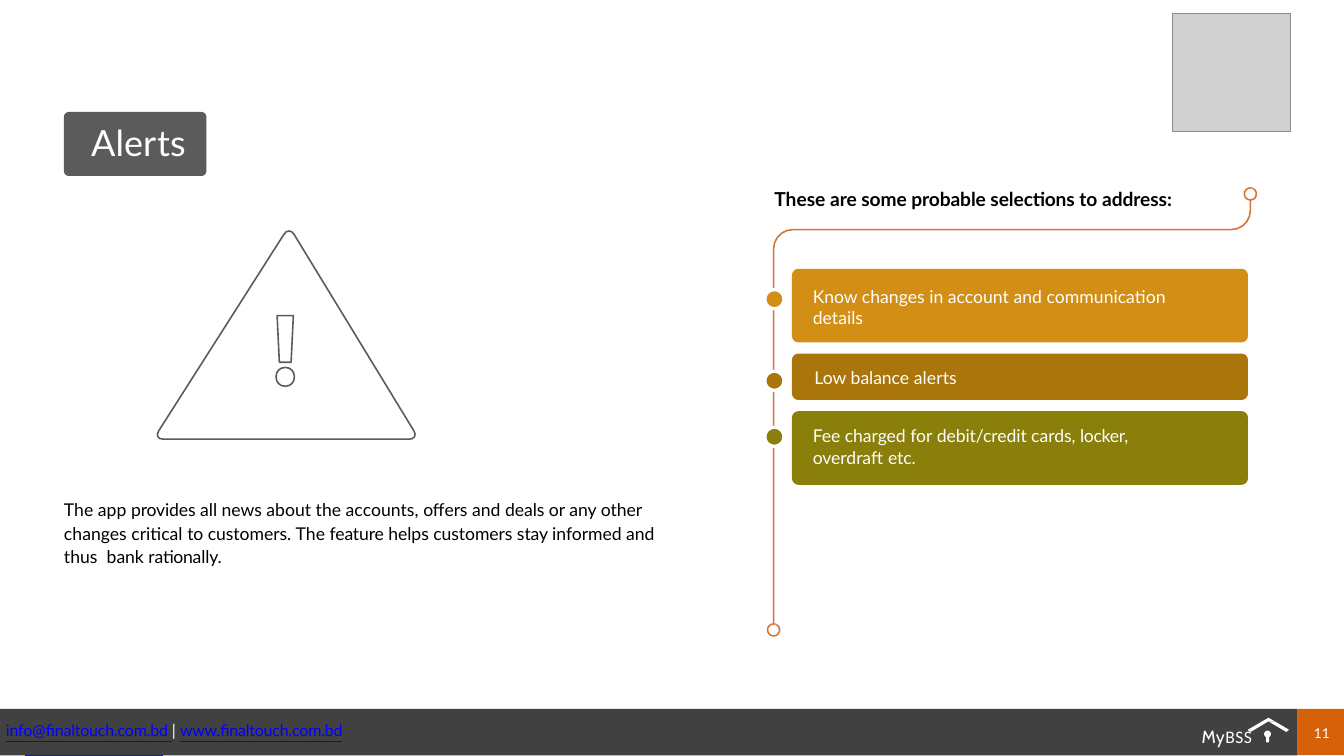
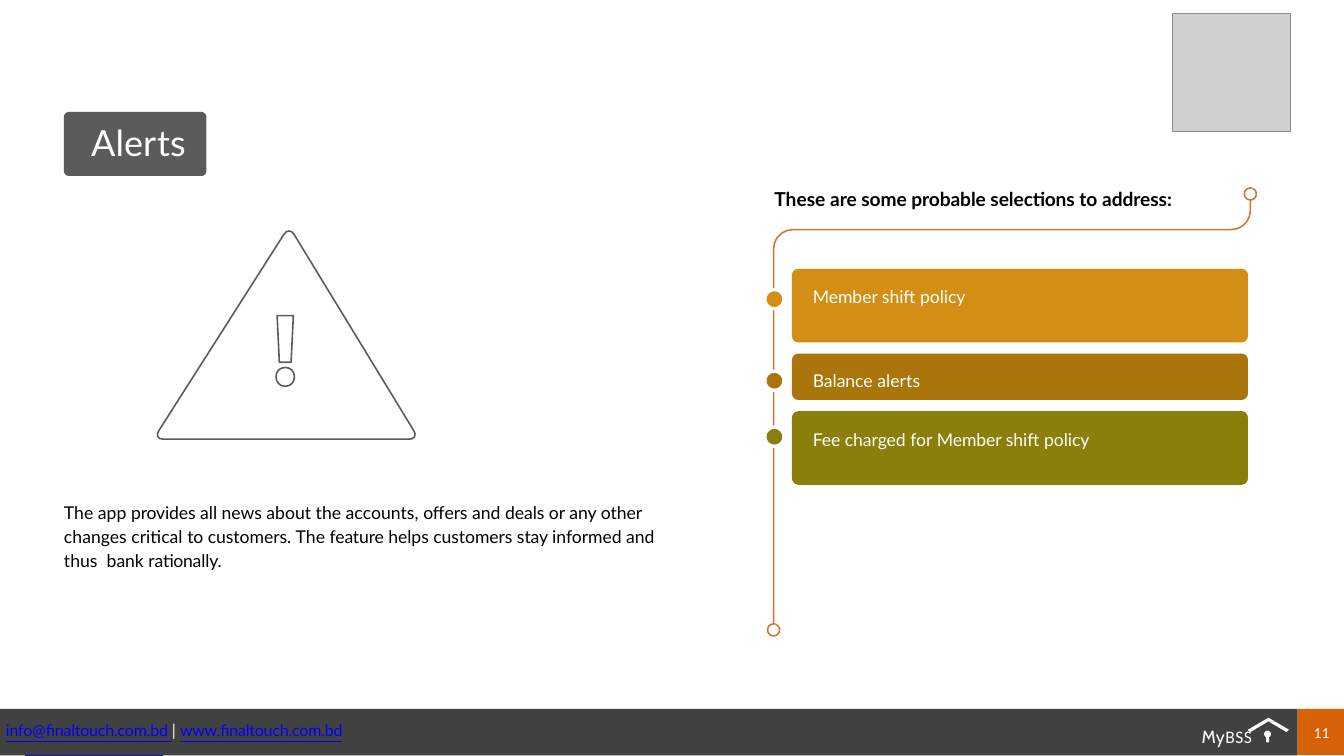
Before and after one commit to F4faysal/Bohumukhi-Somobai-somiti, a slide deck: slide 11 of APP.ppsx. Drawn at 1344x756 pixels with LibreOffice and Linux fonts; fonts in the diff are those of the drawing; grey boxes stand for pictures. Boxes give left, top, right and bottom in pixels: in the first picture for what was removed or moved away, otherwise in the second. Text is boxed around its words. In the diff, an @@ line names an element or a change of style, - is before the commit and + after.

```diff
--- a/APP.ppsx
+++ b/APP.ppsx
@@ text at (813, 290, 1089, 449): text changed @@
-Know changes in account and communication details
-Low balance alerts
-Fee charged for debit/credit cards, locker, overdraft etc.
+Member shift policy
+Balance alerts
+Fee charged for Member shift policy
```
Also in this commit, not shown: 7 other slides changed, 3 slides removed, 4 other files.
